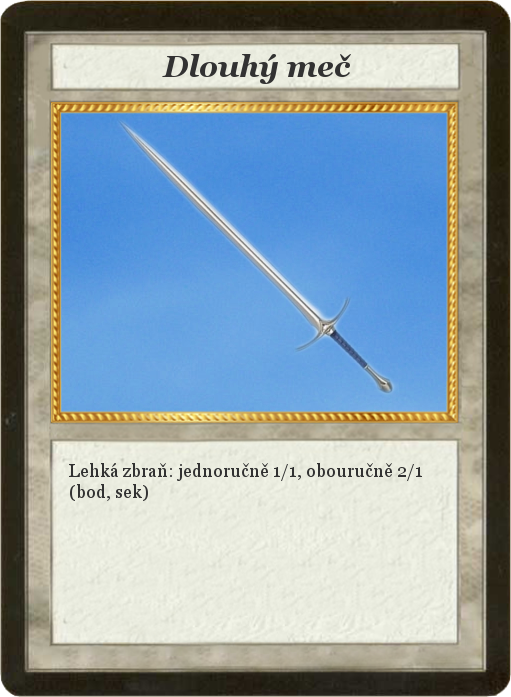
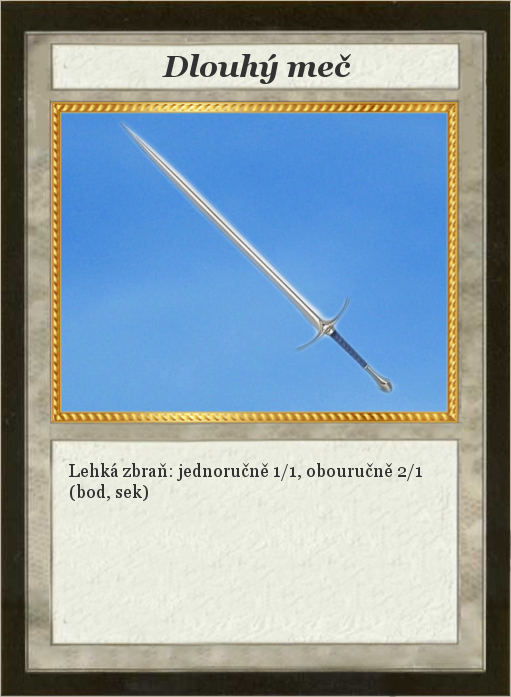
Layer changes from the first 511 × 697 image to the second:
painted on "Card" over [0, 0, 511, 697]
